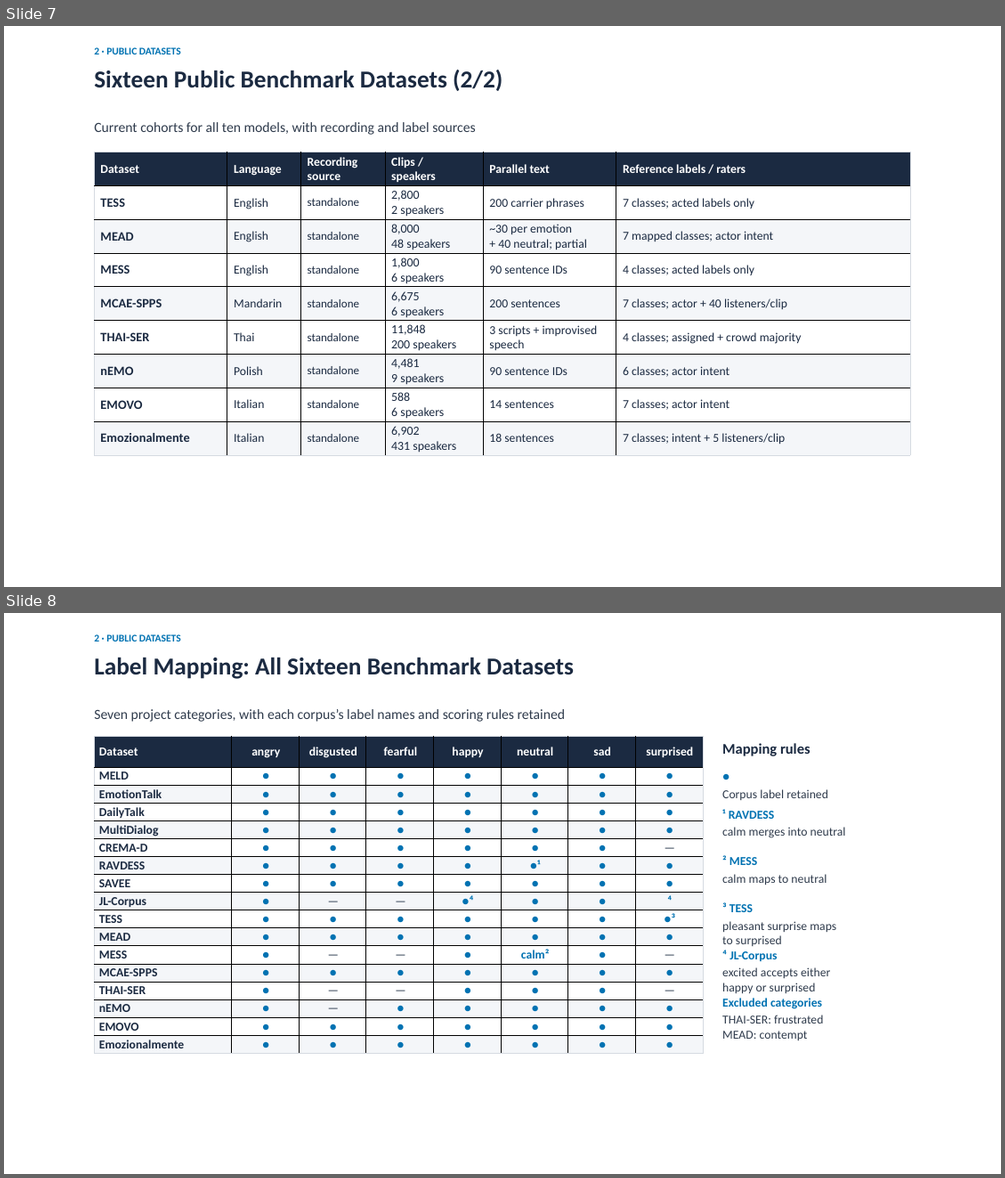
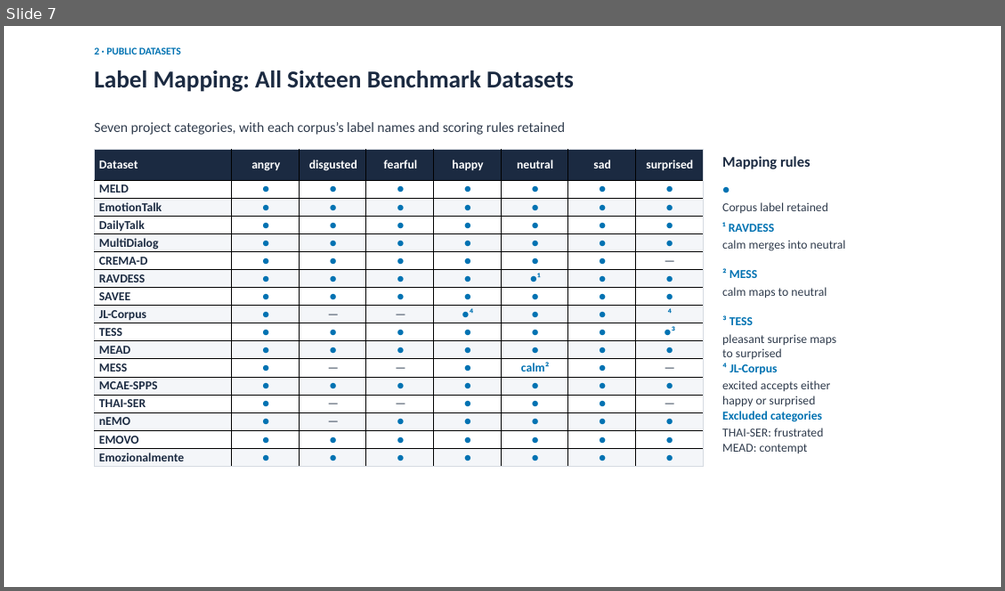
Before and after one commit to Davidlequnchen/emotion_recognition, a slide deck: emotion_recognition/presentation/SER_evaluation.pptx. Shown one above the other, each under a label of ours: slides 7 and 8 before the commit, slide 7 after it. The pictures are 1005x1178 and 1005x591 pixels, drawn with LibreOffice and Linux fonts; fonts in the diff are those of the drawing. Boxes give left, top, right and bottom in pixels: in the first picture for what was removed or moved away, otherwise in the second. Text is boxed around its words. In the diff, an @@ line names an element or a change of style, - is before the commit and + after.

Commit message:
docs: merge dataset overview and extend listener comparison

```diff
--- a/emotion_recognition/presentation/SER_evaluation.pptx
+++ b/emotion_recognition/presentation/SER_evaluation.pptx
@@ slide 7 removed at bbox=[4, 26, 1001, 587], background #FFFFFF @@
@@ text removed at bbox=[94, 47, 181, 54] @@
-2 · PUBLIC DATASETS
@@ text removed at bbox=[94, 70, 502, 91] @@
-Sixteen Public Benchmark Datasets (2/2)
@@ text removed at bbox=[94, 122, 475, 135] @@
-Current cohorts for all ten models, with recording and label sources
@@ table removed at bbox=[95, 152, 909, 456], 9 rows, 6 columns @@
-Dataset | Language | Recording / source | Clips / / speakers | Parallel text | Reference labels / raters
-TESS | English | standalone | 2,800 / 2 speakers | 200 carrier phrases | 7 classes; acted labels only
-MEAD | English | standalone | 8,000 / 48 speakers | ~30 per emotion / + 40 neutral; partial | 7 mapped classes; actor intent
-MESS | English | standalone | 1,800 / 6 speakers | 90 sentence IDs | 4 classes; acted labels only
-MCAE-SPPS | Mandarin | standalone | 6,675 / 6 speakers | 200 sentences | 7 classes; actor + 40 listeners/clip
-THAI-SER | Thai | standalone | 11,848 / 200 speakers | 3 scripts + improvised speech | 4 classes; assigned + crowd majority
-nEMO | Polish | standalone | 4,481 / 9 speakers | 90 sentence IDs | 6 classes; actor intent
-EMOVO | Italian | standalone | 588 / 6 speakers | 14 sentences | 7 classes; actor intent
-Emozionalmente | Italian | standalone | 6,902 / 431 speakers | 18 sentences | 7 classes; intent + 5 listeners/clip
@@ what was slide 8 is now slide 7 @@
```
Also in this commit, not shown: 1 slide changed, 1 slide added, 1 other slide removed, 11 other files.
